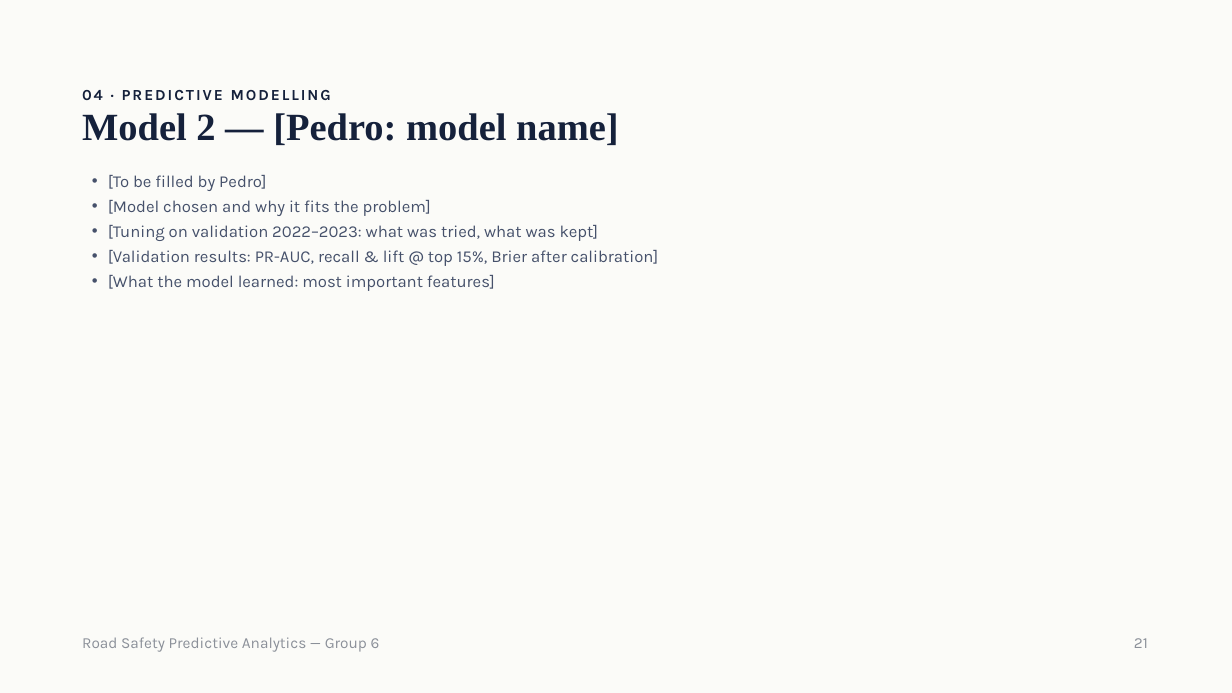
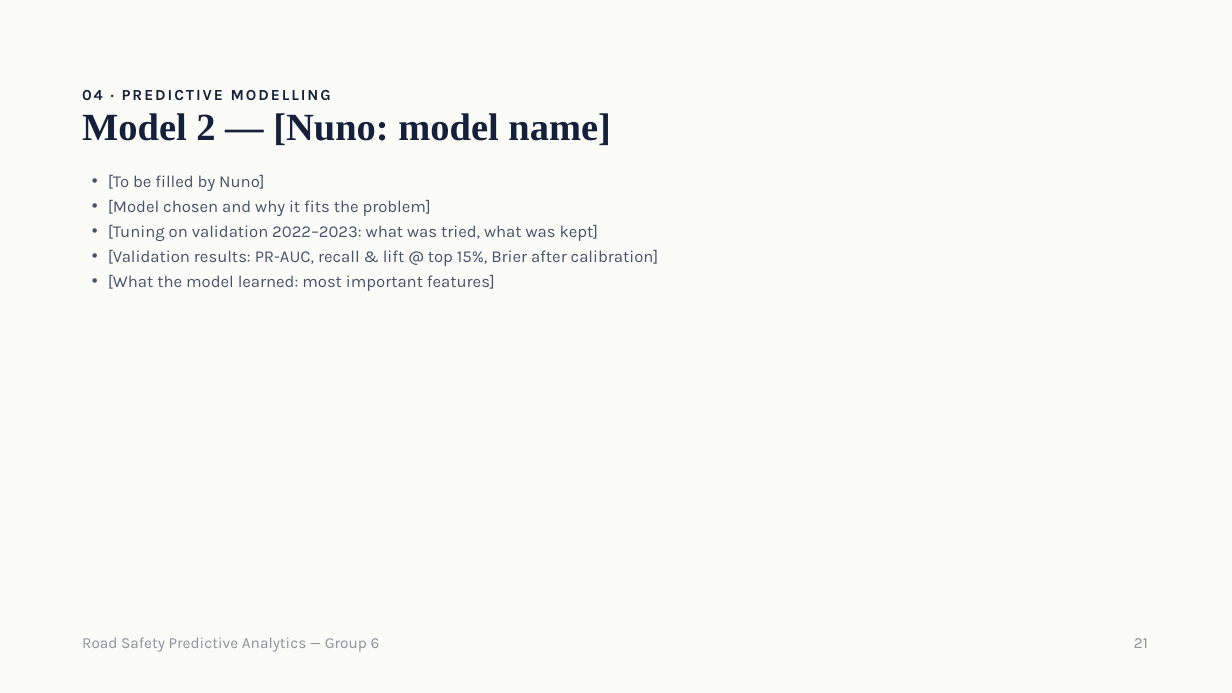
Before and after one commit to samuelbarrezueta/predictive-analytics-forecasting, a slide deck: slide 21 of reports/presentation/Road Safety Predictive Analytics — Group 6.pptx. Drawn at 1232x693 pixels with LibreOffice and Linux fonts; fonts in the diff are those of the drawing. Boxes give left, top, right and bottom in pixels: in the first picture for what was removed or moved away, otherwise in the second. Text is boxed around its words. In the diff, an @@ line names an element or a change of style, - is before the commit and + after.

```diff
--- a/reports/presentation/Road Safety Predictive Analytics — Group 6.pptx
+++ b/reports/presentation/Road Safety Predictive Analytics — Group 6.pptx
@@ title at [82,113,611,145]: text changed @@
-Model 2 — [Pedro: model name]
+Model 2 — [Nuno: model name]
@@ text at [108,175,264,191]: text changed @@
-• [To be filled by Pedro]
+• [To be filled by Nuno]
```
Also in this commit, not shown: 4 other slides changed.
